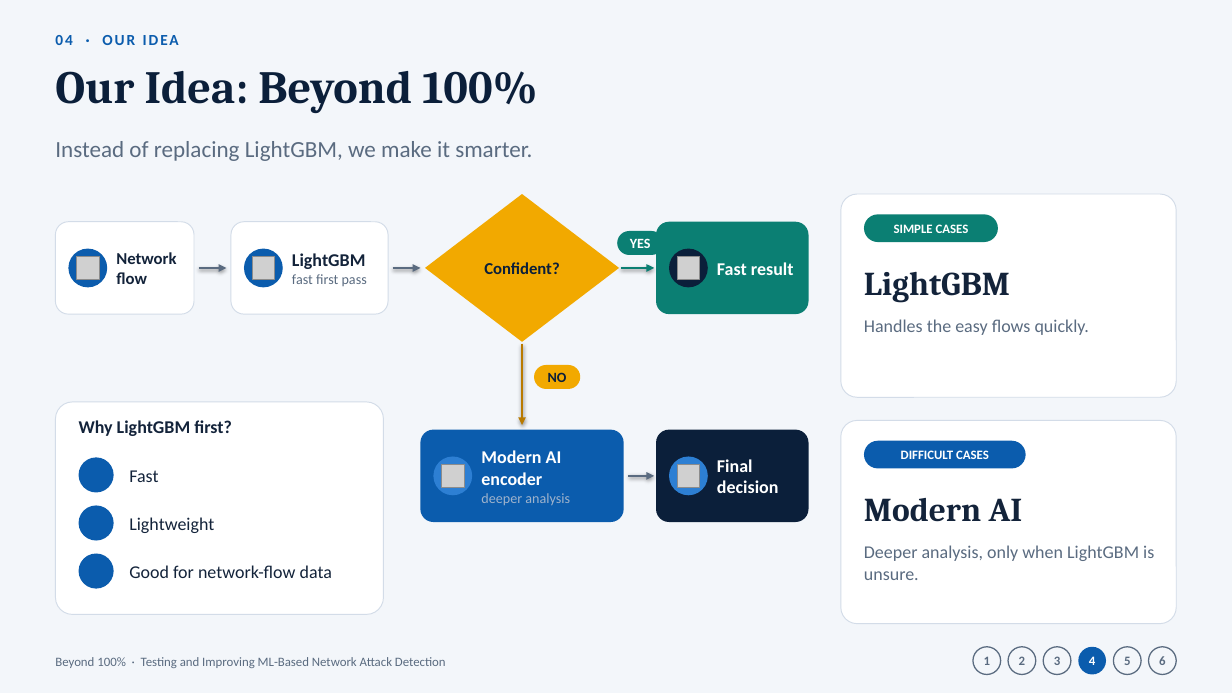
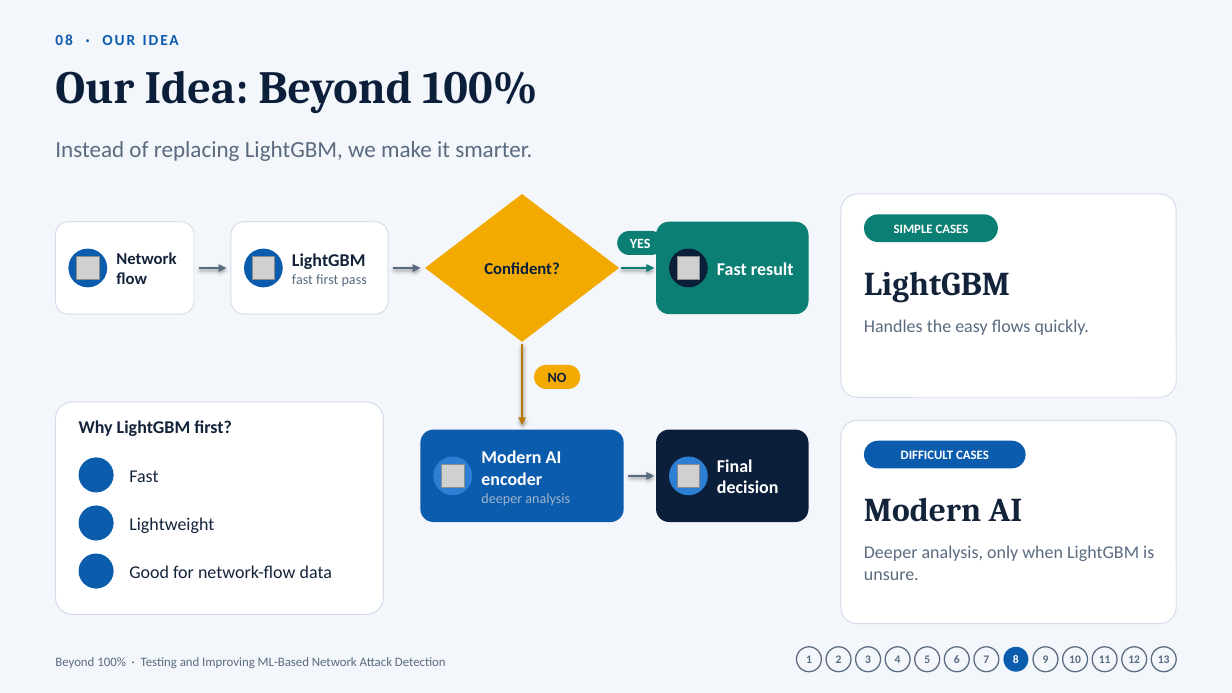
Before and after one commit to hotaro6754/hotaro6754, a slide deck: slide 8 of beyond-100/Beyond_100.pptx (slide 4 before the commit). Drawn at 1232x693 pixels with LibreOffice and Linux fonts; fonts in the diff are those of the drawing; grey boxes stand for pictures; background and template pictures are left out. Boxes give left, top, right and bottom in pixels: in the first picture for what was removed or moved away, otherwise in the second. Text is boxed around its words. In the diff, an @@ line names an element or a change of style, - is before the commit and + after.

```diff
--- a/beyond-100/Beyond_100.pptx
+++ b/beyond-100/Beyond_100.pptx
@@ text at (55, 34, 179, 45): text changed @@
-04 · OUR IDEA
+08 · OUR IDEA
@@ ellipse "1": place and size @@
-ellipse "1" at (973, 647, 1001, 675)
+ellipse "1" at (797, 647, 822, 672)
@@ ellipse "2": place and size @@
-ellipse "2" at (1008, 647, 1036, 675)
+ellipse "2" at (826, 647, 851, 672)
@@ ellipse "3": place and size @@
-ellipse "3" at (1043, 647, 1071, 675)
+ellipse "3" at (856, 647, 881, 672)
@@ ellipse "4": place and size @@
-ellipse "4" at (1079, 647, 1106, 675)
+ellipse "4" at (885, 647, 910, 672)
@@ ellipse "4" at (885, 647, 910, 672): size 10 to 9 pt, text colour #FFFFFF to #5A6B80; fill #0B5CAD to none; outline none to #5A6B80 1 pt @@
@@ ellipse "5": place and size @@
-ellipse "5" at (1114, 647, 1141, 675)
+ellipse "5" at (915, 647, 940, 672)
@@ size 10 to 9 pt in 5 elements at (797, 647, 822, 672), (826, 647, 851, 672), (856, 647, 881, 672), (915, 647, 940, 672), (945, 647, 970, 672) @@
@@ ellipse "6": place and size @@
-ellipse "6" at (1149, 647, 1177, 675)
+ellipse "6" at (945, 647, 970, 672)
@@ ellipse added at (974, 647, 999, 672), outline #5A6B80 1 pt, 9 pt, text #5A6B80, bold @@
+7
@@ ellipse added at (1004, 647, 1029, 672), fill #0B5CAD, 9 pt, text #FFFFFF, bold @@
+8
@@ ellipse added at (1033, 647, 1058, 672), outline #5A6B80 1 pt, 9 pt, text #5A6B80, bold @@
+9
@@ ellipse added at (1063, 647, 1088, 672), outline #5A6B80 1 pt, 9 pt, text #5A6B80, bold @@
+10
@@ ellipse added at (1092, 647, 1117, 672), outline #5A6B80 1 pt, 9 pt, text #5A6B80, bold @@
+11
@@ ellipse added at (1122, 647, 1147, 672), outline #5A6B80 1 pt, 9 pt, text #5A6B80, bold @@
+12
@@ ellipse added at (1152, 647, 1177, 672), outline #5A6B80 1 pt, 9 pt, text #5A6B80, bold @@
+13
```
Also in this commit, not shown: 3 other slides changed, 9 slides added, 2 slides removed, 1 other file.
